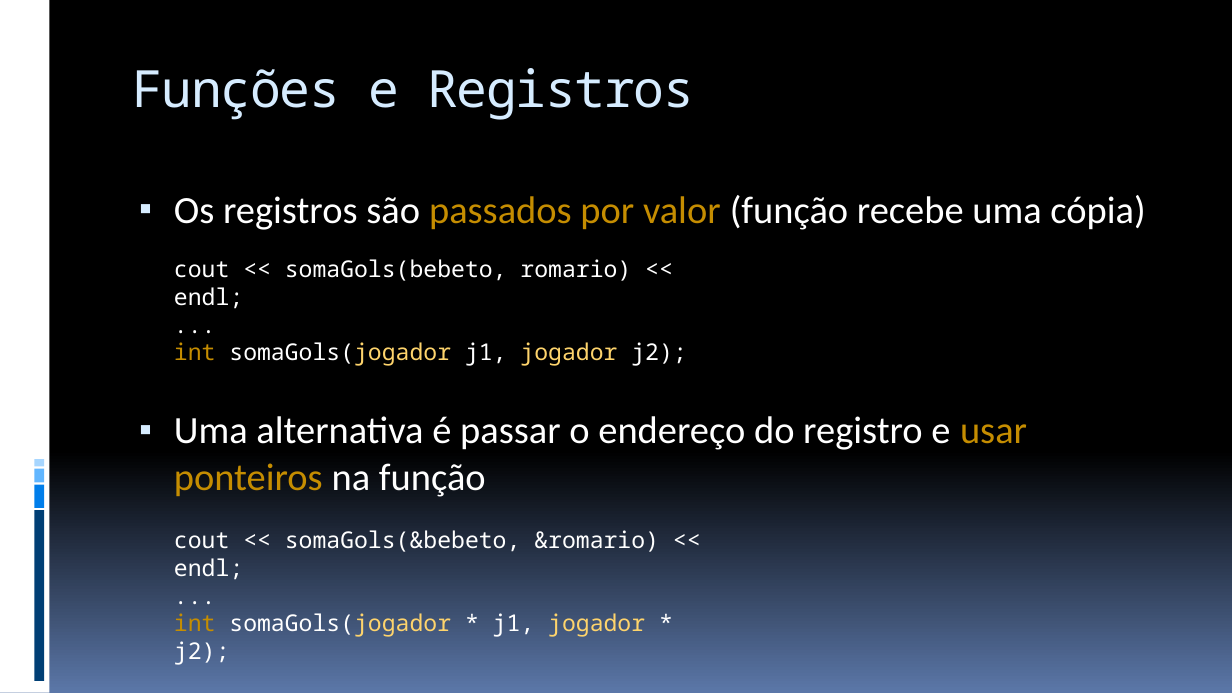
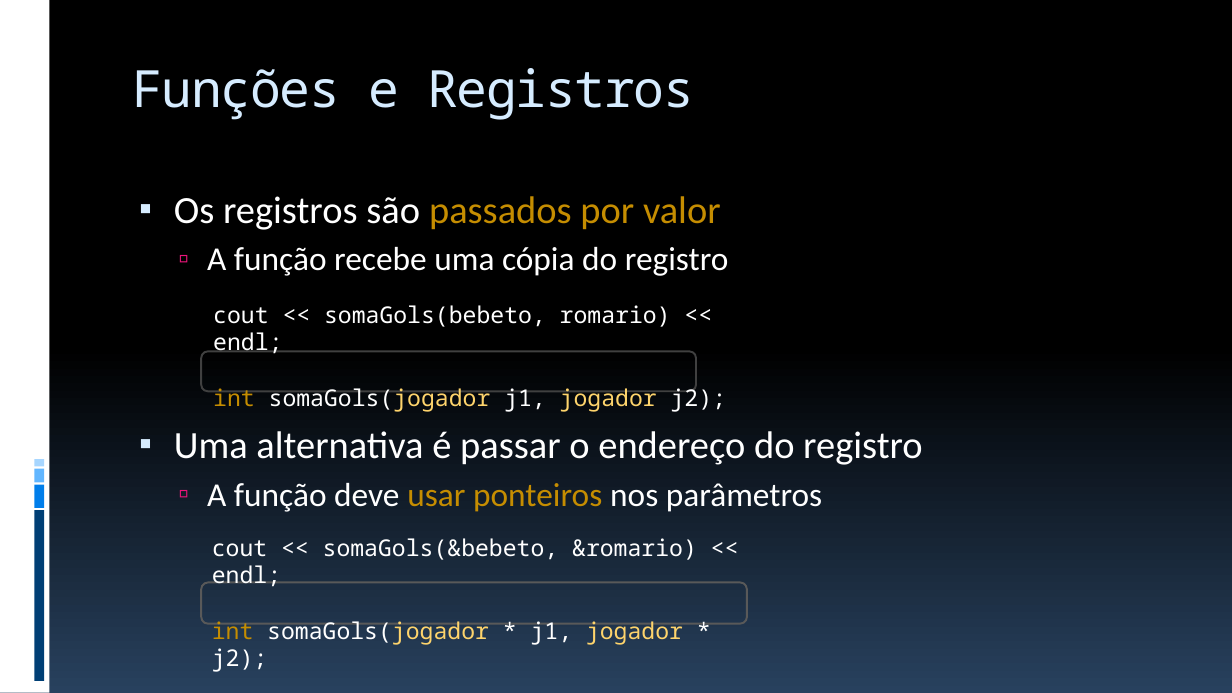
Before and after one commit to JudsonSS/ProgComp, a slide deck: slide 21 of Slides/26. Funções com Strings e Registros.pptx. Drawn at 1232x693 pixels with LibreOffice and Linux fonts; fonts in the diff are those of the drawing. Boxes give left, top, right and bottom in pixels: in the first picture for what was removed or moved away, otherwise in the second. Text is boxed around its words. In the diff, an @@ line names an element or a change of style, - is before the commit and + after.

```diff
--- a/Slides/26. Funções com Strings e Registros.pptx
+++ b/Slides/26. Funções com Strings e Registros.pptx
@@ background gradient #000000 to #5B77A8 to gradient #000000 to #28415E @@
@@ text at box(174, 196, 923, 512): text changed @@
-▪ Os registros são passados por valor (função recebe uma cópia)
-▪ Uma alternativa é passar o endereço do registro e usar ponteiros na função
+▪ Os registros são passados por valor
+  ▫ A função recebe uma cópia do registro
+▪ Uma alternativa é passar o endereço do registro
+  ▫ A função deve usar ponteiros nos parâmetros
@@ text at box(213, 305, 726, 412): paragraph removed @@
-...
@@ text "cout << somaGols(bebeto, romario) << ...": place and size @@
-text "cout << somaGols(bebeto, romario) << ..." at box(174, 259, 686, 366)
+text "cout << somaGols(bebeto, romario) << ..." at box(213, 305, 726, 412)
@@ rounded rectangle added at box(201, 351, 696, 391), outline #404040 1.5 pt @@
@@ text at box(212, 538, 697, 672): paragraph removed @@
-...
@@ text "cout << somaGols(&bebeto, &romario) << ...": place and size @@
-text "cout << somaGols(&bebeto, &romario) << ..." at box(174, 530, 659, 665)
+text "cout << somaGols(&bebeto, &romario) << ..." at box(212, 538, 697, 672)
@@ rounded rectangle added at box(201, 582, 748, 624), outline #595959 1.5 pt @@
```
Also in this commit, not shown: 31 other slides changed, 9 other files.
